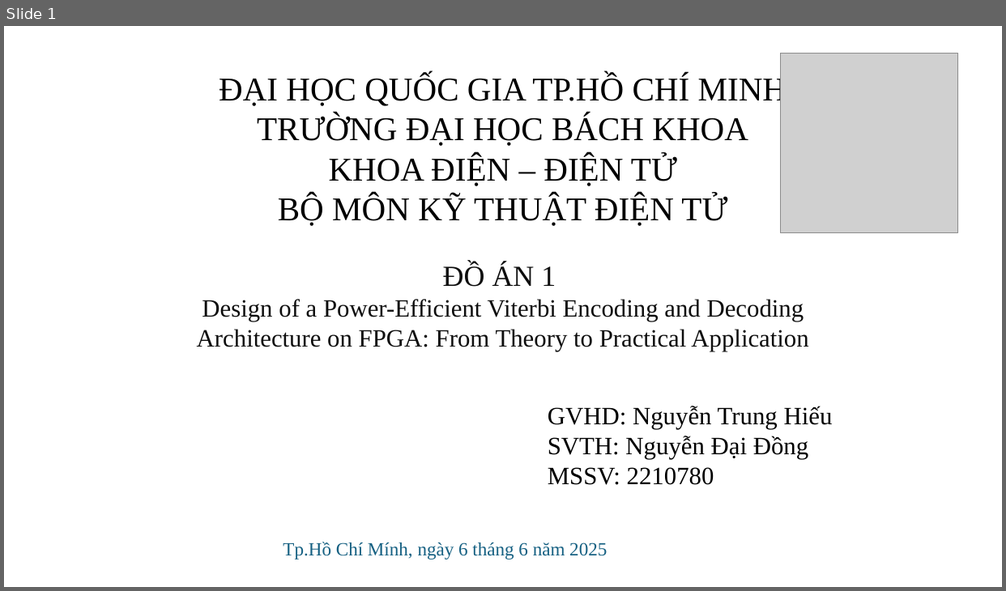
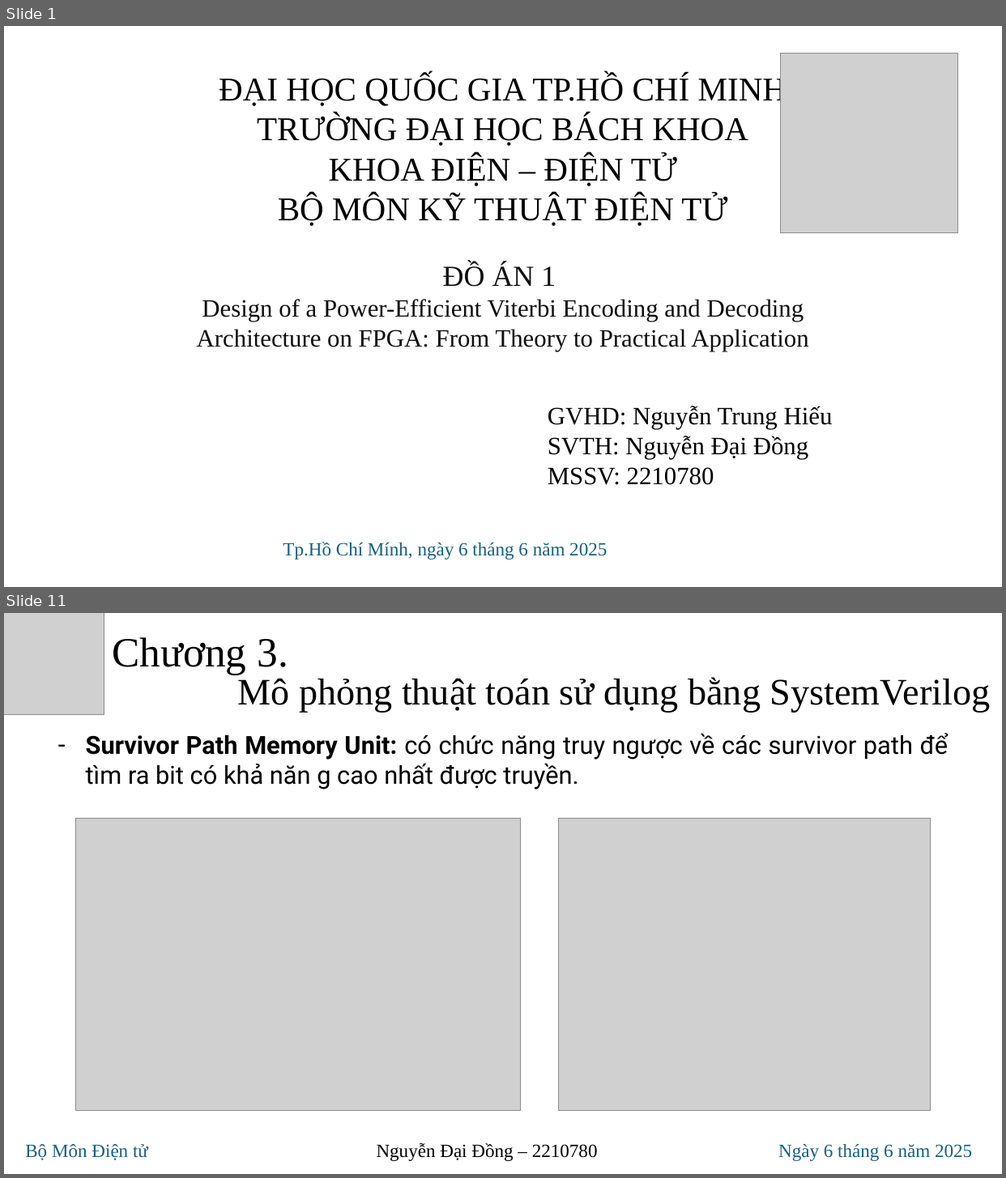
Before and after one commit to Noname-29-lnin/Viterbi_decoder, a slide deck: 20_doc/ppt/NguyenDaiDong-2210780.pptx. Shown one above the other, each under a label of ours: slide 1 before the commit, slides 1 and 11 after it; the slides between them are not shown. The pictures are 1006x591 and 1006x1178 pixels, drawn with LibreOffice and Linux fonts; fonts in the diff are those of the drawing; grey boxes stand for pictures. Boxes give left, top, right and bottom in pixels: in the first picture for what was removed or moved away, otherwise in the second. Text is boxed around its words. In the diff, an @@ line names an element or a change of style, - is before the commit and + after.

```diff
--- a/20_doc/ppt/NguyenDaiDong-2210780.pptx
+++ b/20_doc/ppt/NguyenDaiDong-2210780.pptx
@@ slide 11 added at [4, 613, 1002, 1174], background #FFFFFF @@
@@ picture added at [4, 613, 104, 715] @@
@@ text added at [113, 637, 288, 675], 40 pt, text #000000 @@
+Chương 3.
@@ text added at [237, 677, 991, 712], 36 pt, text #000000 @@
+Mô phỏng thuật toán sử dụng bằng SystemVerilog
@@ text added at [86, 733, 948, 790], 24 pt, text #000000 @@
+– Survivor Path Memory Unit: có chức năng truy ngược về các survivor path để tìm ra bit có khả năn g cao nhất được truyền.
@@ picture added at [75, 818, 521, 1111] @@
@@ picture added at [559, 818, 931, 1111] @@
@@ text added at [25, 1144, 972, 1161], 18 pt, text #156082 @@
+Bộ Môn Điện tử Nguyễn Đại Đồng – 2210780 Ngày 6 tháng 6 năm 2025
```
Also in this commit, not shown: 5 slides changed, 6 other slides added, 16 other files.
